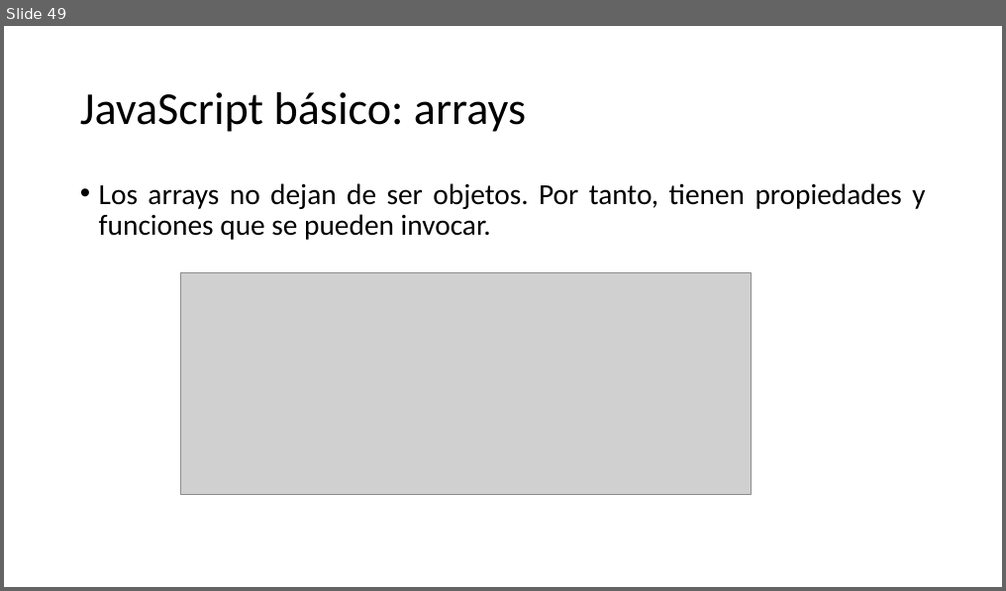
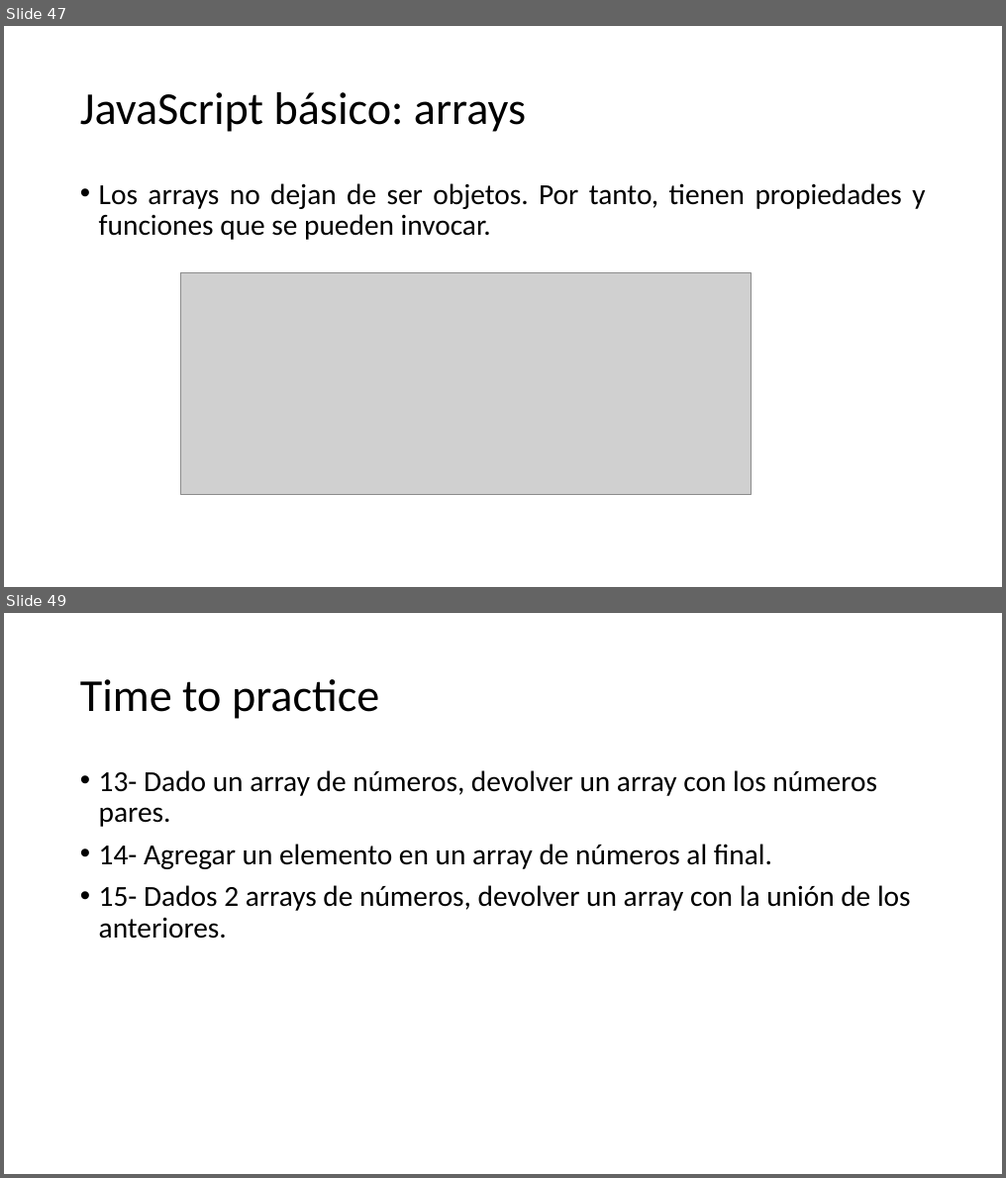
Before and after one commit to SarutobiKonohamaru/js_full_course, a slide deck: Presentacion.pptx. Shown one above the other, each under a label of ours: slide 49 before the commit, slides 47 and 49 after it; the slides between them are not shown. The pictures are 1006x591 and 1006x1178 pixels, drawn with LibreOffice and Linux fonts; fonts in the diff are those of the drawing; grey boxes stand for pictures. Boxes give left, top, right and bottom in pixels: in the first picture for what was removed or moved away, otherwise in the second. Text is boxed around its words. In the diff, an @@ line names an element or a change of style, - is before the commit and + after.

Commit message:
Add arrays exercises

```diff
--- a/Presentacion.pptx
+++ b/Presentacion.pptx
@@ slide 49 added at [4, 613, 1002, 1174], background #FFFFFF @@
@@ title added at [80, 679, 379, 719], 44 pt, text #000000 @@
+Time to practice
@@ text added at [99, 770, 911, 939], 28 pt, text #000000 @@
+• 13- Dado un array de números, devolver un array con los números pares.
+• 14- Agregar un elemento en un array de números al final.
+• 15- Dados 2 arrays de números, devolver un array con la unión de los anteriores.
@@ what was slide 49 is now slide 47 @@
```
Also in this commit, not shown: 1 slide changed, 4 slides removed.
